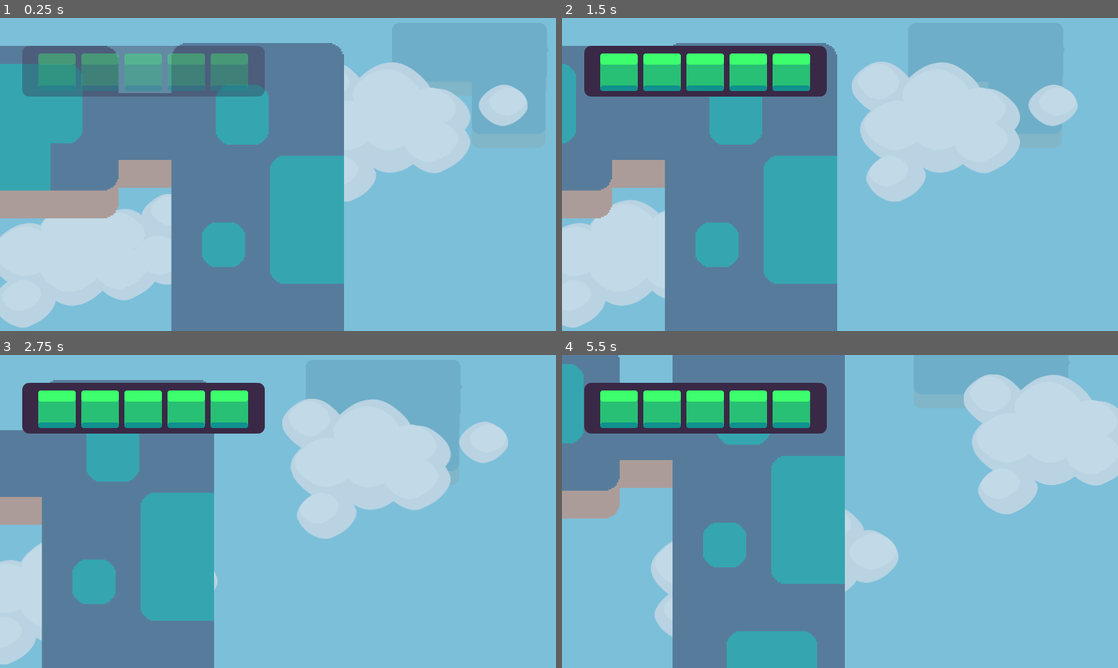
Above: before the commit, frames 1-4 (two rows, left to right).
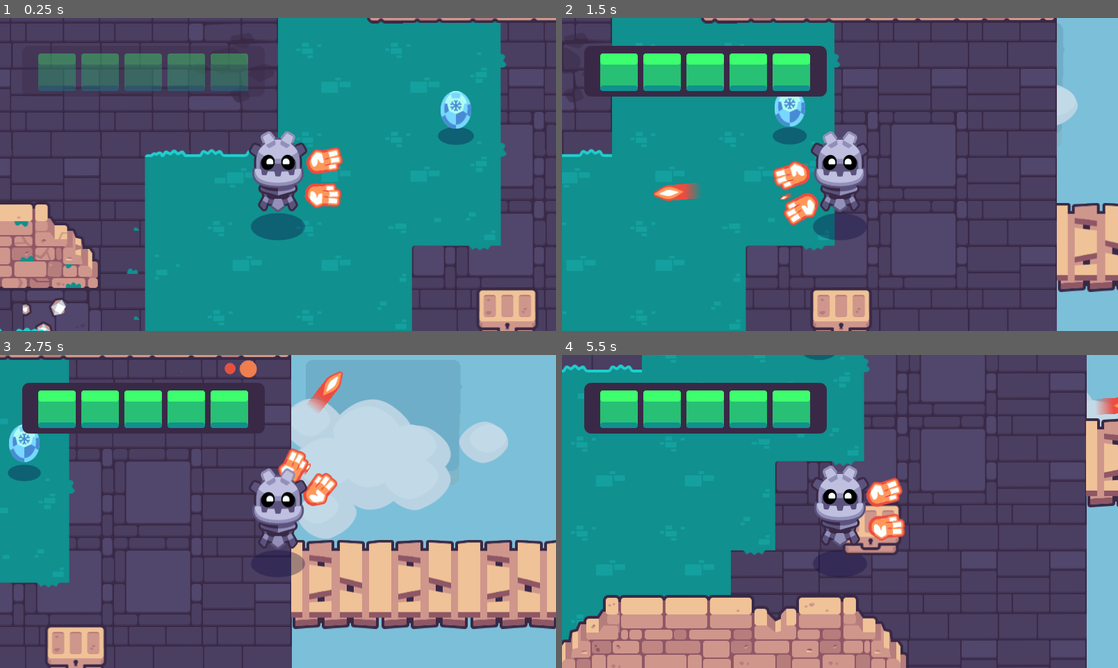
Above: after the commit, the same moments.

Repository: jonathanngkh/gdquest-jon
Game: Godot game, scene res://completed_project.tscn
Two runs of this game, one before a commit and one after it. Both use one fixed random seed, a clock stepped at 60 frames per second and the inputs below. Sound files missing from this copy of the repository are replaced by a short silence.
Inputs (mouse positions are in pixels of both pictures, inside the frame that each line leads up to):
- Up to frame 1 (0.25 s): no input
- Up to frame 2 (1.5 s): tap Enter at 0.5 s; move the mouse to (962, 158) at 0.52 s; hold D (move_right) 0.53-1.25 s; hold Mouse wheel down (cycle_weapon_down) 0.53-1.25 s; click (962, 158) at 0.67 s; drag from (728, 190) to (812, 237) at 1.27 s
- Up to frame 3 (2.75 s): move the mouse to (333, 442) at 2.02 s; press the mouse at (333, 442) at 2.03 s; hold D (move_right) from 2.03 s (still down)
- Up to frame 4 (5.5 s): release D (move_right) at 2.75 s; release the mouse at (895, 442) at 2.75 s; drag from (812, 574) to (673, 464) at 2.77 s; move the mouse to (1006, 558) at 3.52 s; hold A (move_left) 3.53-4.25 s; hold Mouse wheel up (cycle_weapon_up) 3.53-4.25 s; drag from (673, 464) to (756, 433) at 4.27 s; move the mouse to (867, 511) at 5.02 s; hold S (move_down) from 5.03 s (still down); hold Mouse wheel down (cycle_weapon_down) from 5.03 s (still down); click (867, 511) at 5.17 s

The runs differ from the first frame. In frame 1, 100% of the frame differs, in the area x 0-100%, y 0-100%; in frame 2, 85%; in frame 3, 60%; in frame 4, 89%.

Commit message:
M02 getting to know godot completed

Diff:
--- a/M02.getting_to_know_godot/completed_project.tscn
+++ b/M02.getting_to_know_godot/completed_project.tscn
@@ -70,7 +70,6 @@
 sources/0 = SubResource("TileSetAtlasSource_po4yl")
 
 [node name="Main" type="Node2D"]
-visible = false
 script = ExtResource("1_25vm7")
 
 [node name="Bridges" type="TileMap" parent="."]
--- a/M02.getting_to_know_godot/levels/rooms/chests/chest.gd
+++ b/M02.getting_to_know_godot/levels/rooms/chests/chest.gd
@@ -11,7 +11,7 @@
 
 func loot() -> void:
 	_animation_player.play("open")
-
+	create_pickup()
 
 func create_pickup() -> void:
 	var loot_instance = LOOT_SCENES[randi() % LOOT_SCENES.size()].instantiate()
--- a/M02.getting_to_know_godot/levels/rooms/room_a.tscn
+++ b/M02.getting_to_know_godot/levels/rooms/room_a.tscn
@@ -1,6 +1,7 @@
-[gd_scene load_steps=2 format=3 uid="uid://cu2rb5dl4ljte"]
+[gd_scene load_steps=3 format=3 uid="uid://cu2rb5dl4ljte"]
 
 [ext_resource type="PackedScene" uid="uid://bupkynq73ufaa" path="res://levels/base_room.tscn" id="1_plgur"]
+[ext_resource type="PackedScene" uid="uid://cl1xkaij81jjs" path="res://levels/rooms/chests/chest.tscn" id="2_2cmbd"]
 
 [node name="RoomA" instance=ExtResource("1_plgur")]
 rotation = -0.00114604
@@ -13,3 +14,6 @@
 
 [node name="InvisibleWalls" parent="." index="1"]
 layer_0/tile_data = PackedInt32Array(-65532, 0, 0, -65529, 0, 0, -65528, 0, 0, -65527, 0, 0, 11, 0, 0, 65547, 0, 0, 131 …(723 unchanged characters)…
+
+[node name="Chest" parent="." index="2" instance=ExtResource("2_2cmbd")]
+position = Vector2(1097.24, 666.258)
--- a/M02.getting_to_know_godot/start.tscn
+++ b/M02.getting_to_know_godot/start.tscn
@@ -1,8 +1,14 @@
-[gd_scene load_steps=4 format=3 uid="uid://dfrp0km2xjcr6"]
+[gd_scene load_steps=10 format=3 uid="uid://dfrp0km2xjcr6"]
 
 [ext_resource type="Script" path="res://game.gd" id="2"]
 [ext_resource type="TileSet" uid="uid://crkgfdw1y80hc" path="res://levels/rooms/tileset_bridges.tres" id="2_vnf5n"]
 [ext_resource type="TileSet" uid="uid://cqb2wtrubw0n6" path="res://levels/rooms/tileset_invisible_walls.tres" id="3"]
+[ext_resource type="PackedScene" uid="uid://dds7yrrx56gcy" path="res://player/player.tscn" id="4_ov4j0"]
+[ext_resource type="PackedScene" uid="uid://cu2rb5dl4ljte" path="res://levels/rooms/room_a.tscn" id="5_cm1tg"]
+[ext_resource type="PackedScene" uid="uid://dgayuh42w4v6u" path="res://levels/rooms/room_b.tscn" id="6_0rew6"]
+[ext_resource type="PackedScene" uid="uid://cq0mmphkbrvmm" path="res://levels/rooms/room_c.tscn" id="7_357nr"]
+[ext_resource type="PackedScene" uid="uid://wdey00p3syru" path="res://levels/background/background_blue_sky.tscn" id="8_r4r0q"]
+[ext_resource type="PackedScene" uid="uid://cce7r30dfjm4r" path="res://interface/bars/ui_health_bar.tscn" id="9_s2p6e"]
 
 [node name="Start" type="Node2D"]
 script = ExtResource("2")
@@ -11,10 +17,36 @@
 tile_set = ExtResource("2_vnf5n")
 format = 2
 layer_0/name = "Bridges"
+layer_0/tile_data = PackedInt32Array(524285, 65536, 1, 524286, 131072, 1, 524287, 196608, 1, 458752, 65536, 1, 458753, 0, 1, 458754, 131072, 1, 131082, 262144, 1, 65546, 196608, 1, 10, 196608, 1, -65526, 196608, 1, -131062, 327680, 1, 9, 262144, 1, 11, 262144, 1, 589822, 327680, 1, 458750, 131072, 0, 393214, 196608, 1, 655358, 131072, 0, 458751, 0, 0, 589823, 196608, 1, 327678, 327680, 1, 720894, 262144, 1, 393215, 262144, 1, 655359, 196608, 0, 393216, 131072, 1, 524288, 262144, 1)
 metadata/_edit_lock_ = true
 
 [node name="InvisibleWalls" type="TileMap" parent="."]
 tile_set = ExtResource("3")
 format = 2
 layer_0/name = "Invisible walls"
+layer_0/tile_data = PackedInt32Array(262142, 0, 0, 262143, 0, 0, 327679, 0, 0, 327680, 0, 0, 786430, 0, 0, 720895, 0, 0, 589824, 0, 0, 524289, 0, 0, 393217, 0, 0, 65545, 0, 0, 8, 0, 0, -65527, 0, 0, -65525, 0, 0, 65547, 0, 0, 12, 0, 0)
 metadata/_edit_lock_ = true
+
+[node name="Player" parent="." instance=ExtResource("4_ov4j0")]
+position = Vector2(-1408, 640)
+
+[node name="RoomA" parent="." instance=ExtResource("5_cm1tg")]
+position = Vector2(-1792, 384)
+
+[node name="RoomB" parent="." instance=ExtResource("6_0rew6")]
+position = Vector2(384, 384)
+
+[node name="RoomC" parent="." instance=ExtResource("7_357nr")]
+position = Vector2(128, -1664)
+
+[node name="BackgroundBlueSky" parent="." instance=ExtResource("8_r4r0q")]
+
+[node name="CanvasLayer" type="CanvasLayer" parent="."]
+
+[node name="UIHealthBar" parent="CanvasLayer" instance=ExtResource("9_s2p6e")]
+offset_left = 60.0
+offset_top = 60.0
+offset_right = 378.0
+offset_bottom = 132.725
+
+[connection signal="health_changed" from="Player" to="CanvasLayer/UIHealthBar" method="_on_player_health_changed"]
Not shown, changed: M02.getting_to_know_godot/godot_tours.log
